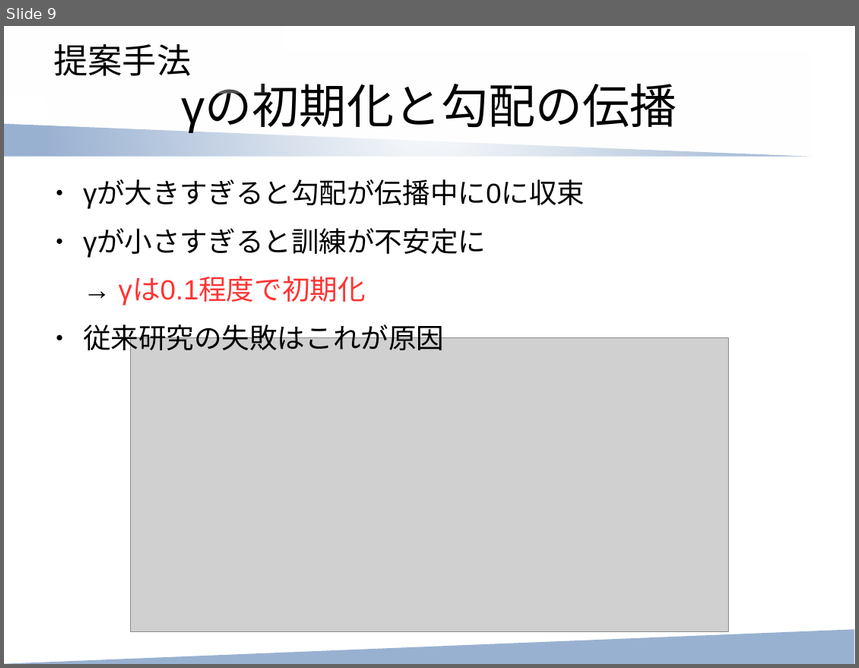
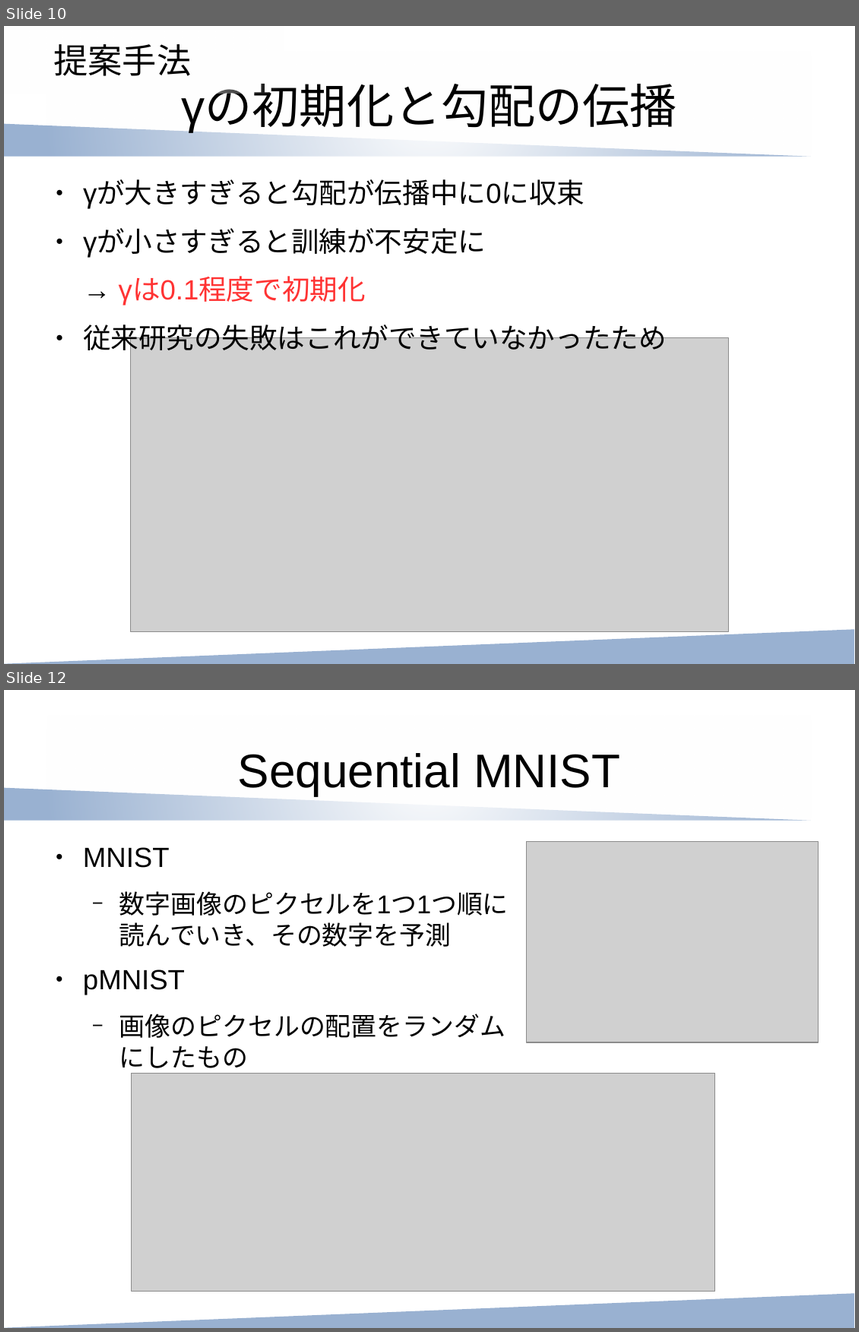
Before and after one commit to ytoyama/paper_reading, a slide deck: recurrent_batch_normalization/main.odp. Shown one above the other, each under a label of ours: slide 9 before the commit, slides 10 and 12 after it; the slides between them are not shown. The pictures are 859x668 and 859x1332 pixels, drawn with LibreOffice and Linux fonts; fonts in the diff are those of the drawing; grey boxes stand for pictures. Boxes give left, top, right and bottom in pixels: in the first picture for what was removed or moved away, otherwise in the second. Text is boxed around its words. In the diff, an @@ line names an element or a change of style, - is before the commit and + after.

```diff
--- a/recurrent_batch_normalization/main.odp
+++ b/recurrent_batch_normalization/main.odp
@@ slide 12 added at [4,690,855,1328], background #FFFFFF; not listed: 2 template elements that a slide beside it also shows @@
@@ title added at [47,716,813,822], fill gradient #FFFFFF, 44 pt, text #000000 @@
+Sequential MNIST
@@ text added at [83,847,509,1074], 24.1 pt, text #000000 @@
+● MNIST
+  − 数字画像のピクセルを1つ1つ順に読んでいき、その数字を予測
+● pMNIST
+  − 画像のピクセルの配置をランダムにしたもの
@@ picture added at [527,842,819,1043] @@
@@ picture added at [132,1073,715,1292] @@
@@ what was slide 9 is now slide 10 @@
@@ slide 10 changed as well @@
@@ text at [83,320,667,356]: text changed @@
-● 従来研究の失敗はこれが原因
+● 従来研究の失敗はこれができていなかったため
```
Also in this commit, not shown: 6 other slides changed, 3 other slides added, 1 slide removed, 1 other file.
